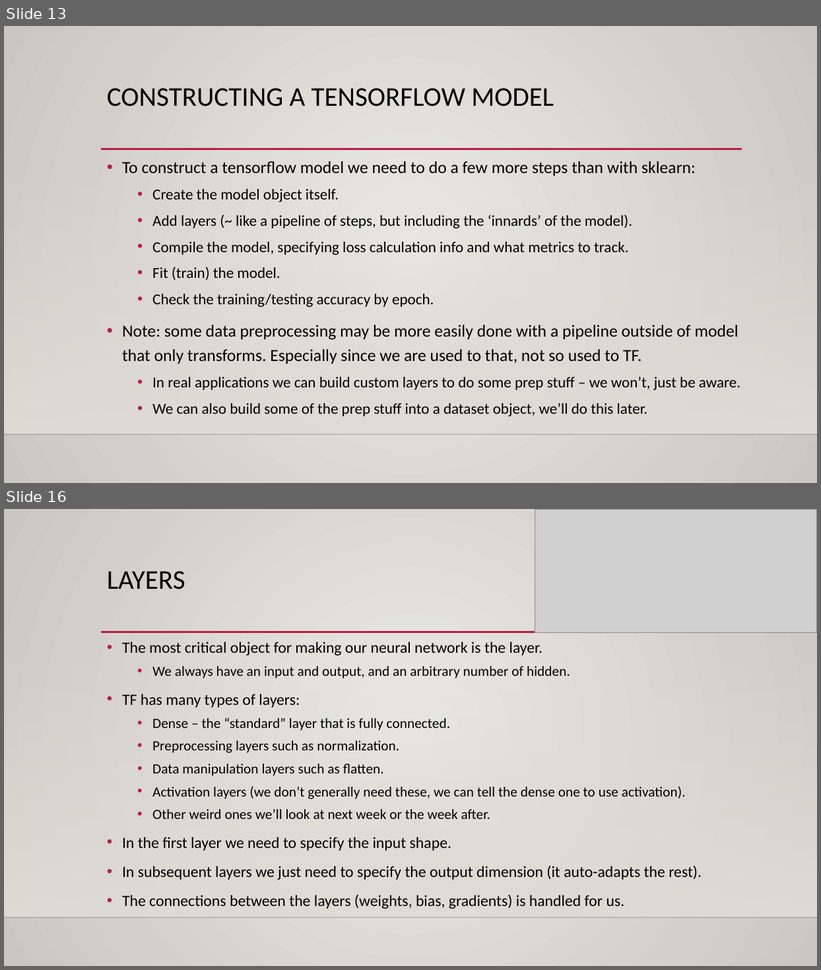
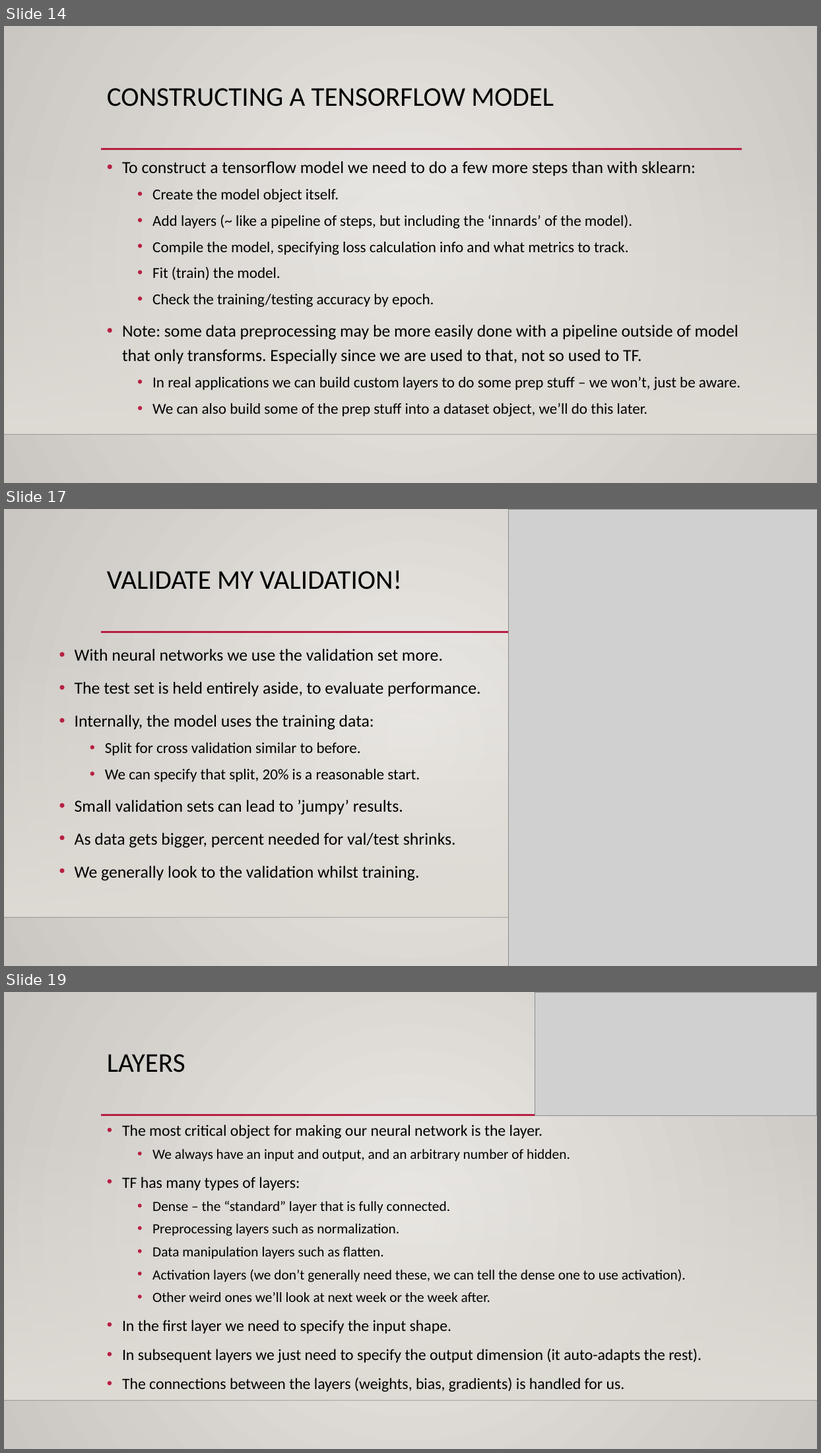
Before and after one commit to AkeemSemperDataScience/Intro_to_Machine_Learning_Students, a slide deck: reference_content/Slides/keras_intro.pptx. Shown one above the other, each under a label of ours: slides 13 and 16 before the commit, slides 14, 17 and 19 after it; the slides between them are not shown. The pictures are 821x970 and 821x1453 pixels, drawn with LibreOffice and Linux fonts; fonts in the diff are those of the drawing; grey boxes stand for pictures; background and template pictures are left out. Boxes give left, top, right and bottom in pixels: in the first picture for what was removed or moved away, otherwise in the second. Text is boxed around its words. In the diff, an @@ line names an element or a change of style, - is before the commit and + after.

```diff
--- a/reference_content/Slides/keras_intro.pptx
+++ b/reference_content/Slides/keras_intro.pptx
@@ slide 17 added at (4, 509, 817, 966), background gradient #ECEAE7 to #CAC7C1; not listed: 3 template elements that a slide beside it also shows @@
@@ picture added at (508, 509, 817, 966) @@
@@ title added at (107, 570, 402, 590), 32 pt, text #000000 @@
+VALIDATE MY VALIDATION!
@@ text added at (75, 649, 481, 881), 20 pt, text #000000 @@
+• With neural networks we use the validation set more.
+• The test set is held entirely aside, to evaluate performance.
+• Internally, the model uses the training data:
+  • Split for cross validation similar to before.
+  • We can specify that split, 20% is a reasonable start.
+• Small validation sets can lead to ’jumpy’ results.
+• As data gets bigger, percent needed for val/test shrinks.
+• We generally look to the validation whilst training.
@@ what was slide 13 is now slide 14 @@
@@ what was slide 16 is now slide 19 @@
```
Also in this commit, not shown: 7 slides changed, 6 other slides added, 4 other files.
